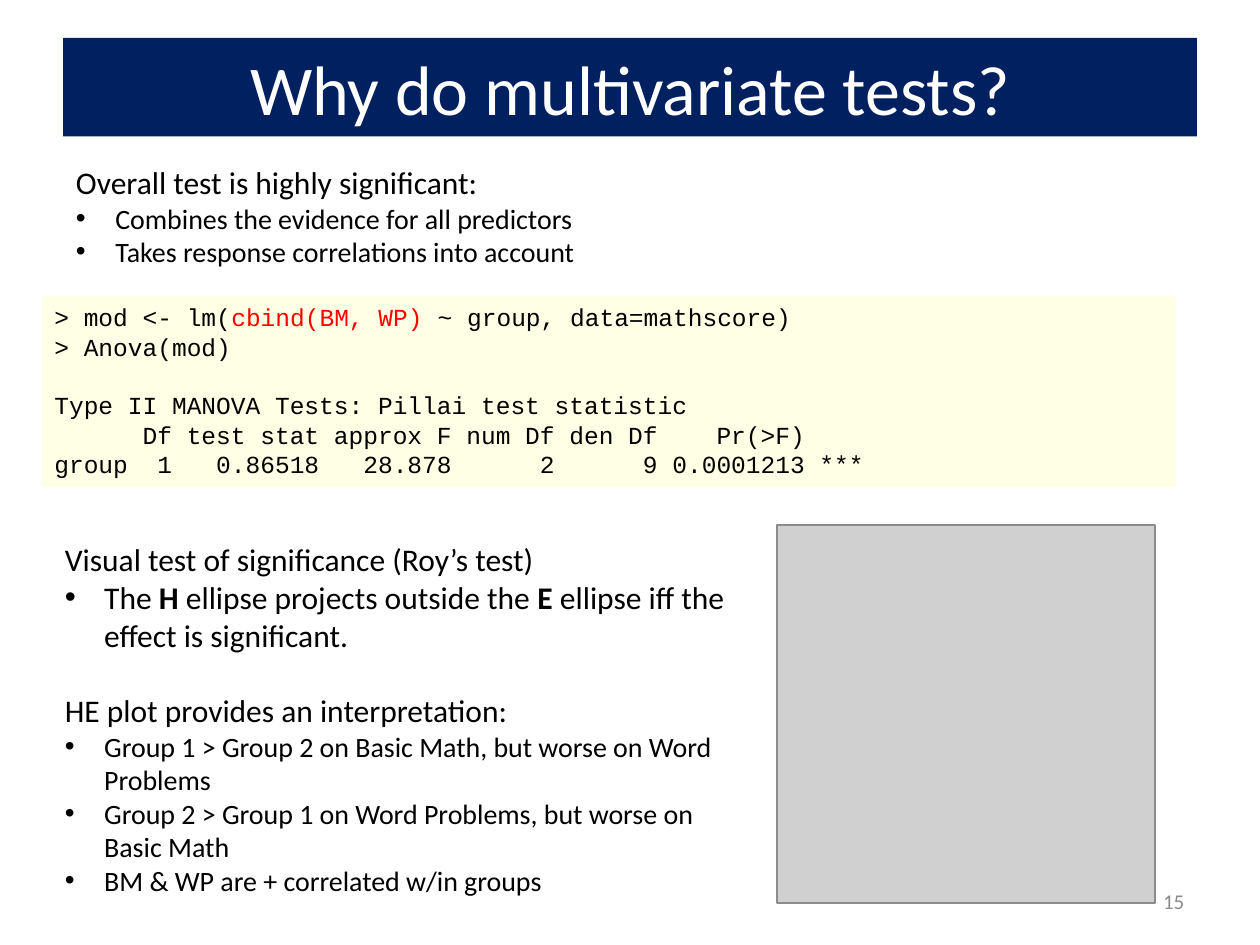
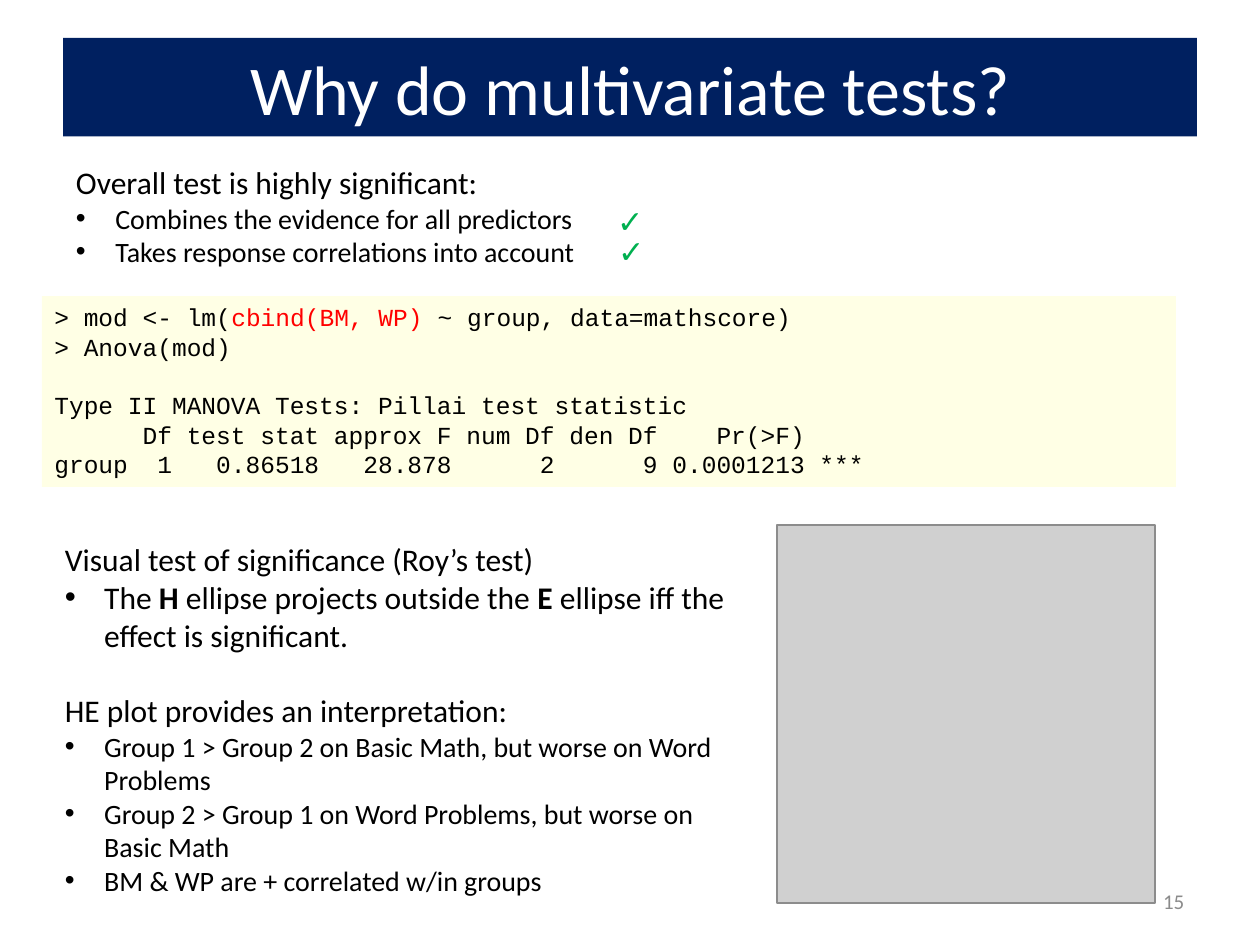
Before and after one commit to friendly/VisMLM-course, a slide deck: slide 15 of lectures/lecture2.pptx. Drawn at 1260x945 pixels with LibreOffice and Linux fonts; fonts in the diff are those of the drawing; grey boxes stand for pictures. Boxes give left, top, right and bottom in pixels: in the first picture for what was removed or moved away, otherwise in the second. Text is boxed around its words. In the diff, an @@ line names an element or a change of style, - is before the commit and + after.

```diff
--- a/lectures/lecture2.pptx
+++ b/lectures/lecture2.pptx
@@ text added at box(605, 197, 655, 247), 18 pt, text #00B050 @@
+✓
@@ text added at box(606, 227, 656, 277), 18 pt, text #00B050 @@
+✓
```
Also in this commit, not shown: 3 other slides changed, 8 other files.
